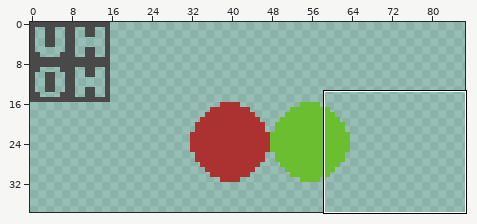
One commit to this pixel-art file: asesprite/Canvas.aseprite. The picture above shows the old version from afar; the outline marks the close-up.
Close-up. Before:
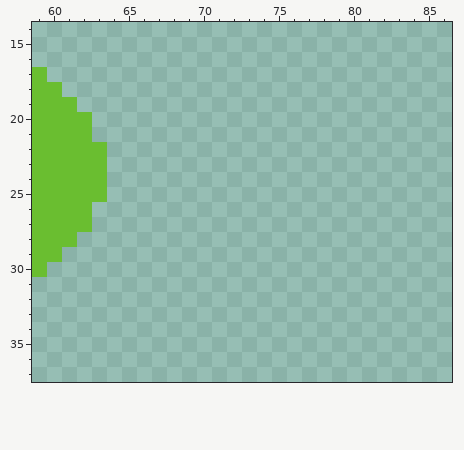
240x135 pixels, 1 frame. Shown: x 59..86, y 14..37. The wide view leaves out empty margins.
Once edited:
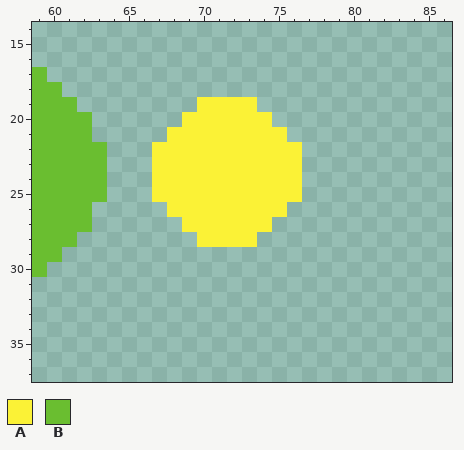
Palette (. is transparent): A #fbf236  B #6abe30
Change:
layer "Sword" added
Layer "Sword":
There is now colour A in row 19 at x 70 to 73; in row 20 at x 69 to 74; in row 21 at x 68 to 75; in rows 22 to 25 at x 67 to 76; in row 26 at x 68 to 75; in row 27 at x 69 to 74.
There is now colour A in row 28 at x 70 to 73.
Where, in picture pixels (left, top, right, bottom), the same in both close-ups:
added: (152, 97, 302, 247)
